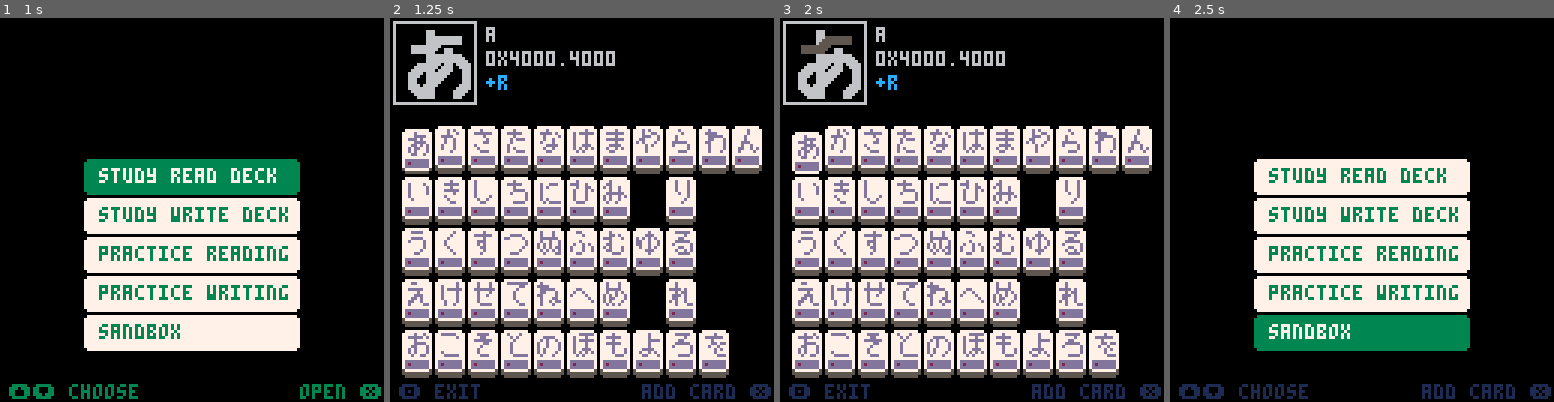
Above: before the commit, frames 1-4 (left to right).
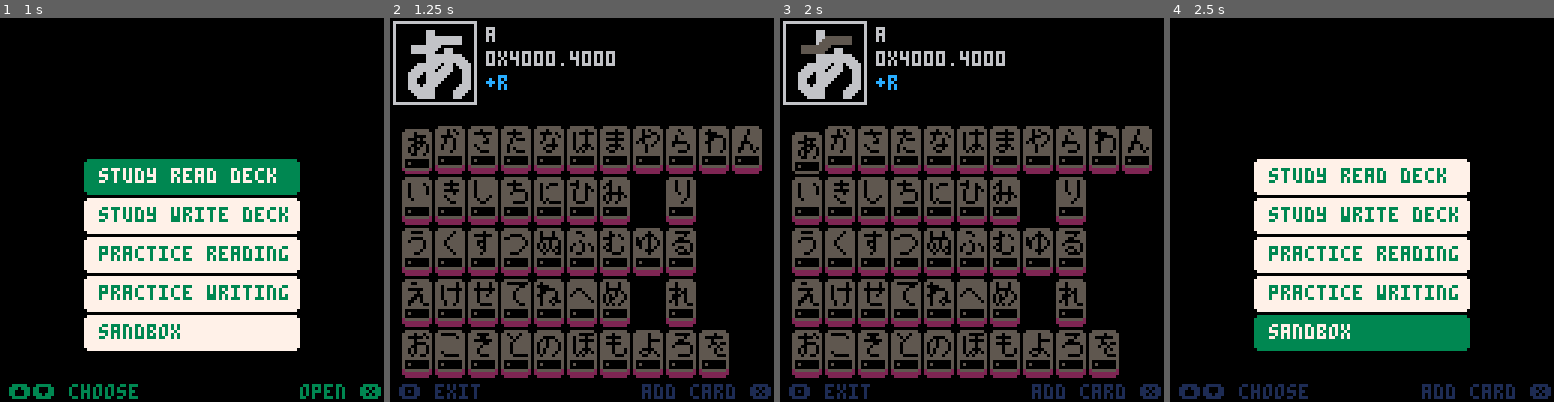
Above: after the commit, the same moments.

Repository: SestrenExsis/KanaPractice
Game: PICO-8 cartridge hiragana.p8
The game is run twice, just before and just after one commit, with the same random seed, the same clock (stepped at 60 frames per second) and the same inputs.
Inputs (mouse positions are in pixels of both pictures, inside the frame that each line leads up to):
- Up to frame 1 (1 s): tap X (X key) at 0.33 s; click (280, 121) at 0.67 s; tap O (Z key) at 0.7 s
- Up to frame 2 (1.25 s): tap X (X key) at 1.07 s; click (436, 267) at 1.22 s
- Up to frame 3 (2 s): hold Right from 1.6 s (still down); tap O (Z key) at 1.7 s; click (887, 114) at 1.77 s; tap X (X key) at 1.85 s
- Up to frame 4 (2.5 s): release Right at 2.1 s; tap O (Z key) at 2.1 s; hold Up 2.15-2.42 s; click (1342, 259) at 2.32 s; hold Right from 2.47 s (still down)

Frame 1 is identical in both runs. In frame 2, 44% of the frame differs, in the area x 3-97%, y 28-94%; in frame 3, 44%; in frame 4, nothing differs.

Commit message:
Change color scheme of study deck

Diff:
--- a/hiragana.p8
+++ b/hiragana.p8
@@ -694,50 +694,57 @@
 	m, -- mode    : str
 	a  -- active  : bool
 	)
-	-- draw shadow
-	rectfill(x+1,y,x+8,y+13,5)
-	rectfill(x,y+1,x+9,y+12,5)
-	if k=="" then
-		return
-	end
-	-- calc progress bar
-	local wt=0
+	local c_shd=2
+	local c_crd=5
+	local c_stk=0
 	local c_bar=2
 	local w_bar=1
-	if m=="r" then
-		wt=sum(k.reads)
-		if (#k.reads>0) c_bar=14
-	elseif m=="w" then
-		wt=sum(k.writes)
-		if (#k.writes>0) c_bar=14
-	end
-	if (wt>= 1) c_bar=9
-	if (wt>= 3) c_bar=10
-	if (wt>= 6) c_bar=11
-	if (wt>=10) c_bar=12
-	if c_bar==14 then
-		w_bar=2
-	elseif c_bar>8 then
-		w_bar=c_bar-6
-	end
-	-- calc card appearance
-	local c_crd=7
-	local c_stk=13
-	if (m=="r" and k.read) or (m=="w" and k.write) then
-		c_crd=13
-		c_stk=1
-	end
-	if (not a) y-=2
-	if a then
-		y-=0.5*sin(t()/1.5)
-	end
-	-- draw card
-	rectfill(x+1,y,x+8,y+13,c_crd)
-	rectfill(x,y+1,x+9,y+12,c_crd)
-	-- draw kana and progress bar
-	drawkana(k,x+1,y+1,1,c_stk)
-	rectfill(x+1,y+10,x+8,y+12)
-	line(x+2,y+11,x+1+w_bar,y+11,c_bar)
+	if k=="" then
+		-- draw only shadow
+		rectfill(x+1,y,x+8,y+13,c_shd)
+		rectfill(x,y+1,x+9,y+12,c_shd)
+	else
+		-- calc progress bar
+		local wt=0
+		if m=="r" then
+			wt=sum(k.reads)
+			if (#k.reads>0) c_bar=14
+		elseif m=="w" then
+			wt=sum(k.writes)
+			if (#k.writes>0) c_bar=14
+		end
+		if (wt>= 1) c_bar=9
+		if (wt>= 3) c_bar=10
+		if (wt>= 6) c_bar=11
+		if (wt>=10) c_bar=12
+		if c_bar==14 then
+			w_bar=2
+		elseif c_bar>8 then
+			w_bar=c_bar-6
+		end
+		-- calc card appearance
+		if (m=="r" and k.read) or (m=="w" and k.write) then
+			c_shd=13
+			c_crd=7
+			c_stk=1
+		else
+			c_bar=5
+		end
+		-- draw shadow
+		rectfill(x+1,y,x+8,y+13,c_shd)
+		rectfill(x,y+1,x+9,y+12,c_shd)
+		if (not a) y-=2
+		if a then
+			y-=0.5*sin(t()/1.5)
+		end
+		-- draw card
+		rectfill(x+1,y,x+8,y+13,c_crd)
+		rectfill(x,y+1,x+9,y+12,c_crd)
+		-- draw kana and progress bar
+		drawkana(k,x+1,y+1,1,c_stk)
+		rectfill(x+1,y+10,x+8,y+12)
+		line(x+2,y+11,x+1+w_bar,y+11,c_bar)
+	end
 end
 
 -- study read deck screen
